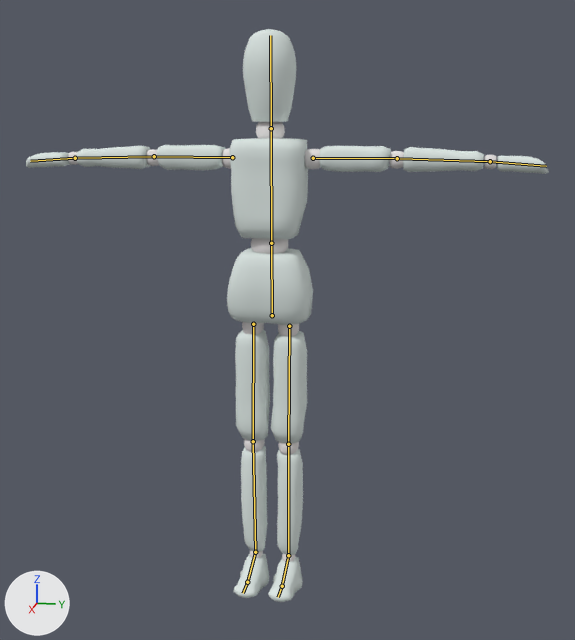
An edit to the Blender file block_model/block_model.blend, drawn before and after from the same camera.
The view is the same before and after, from a 50 mm lens placed at (2.228, 0.495, 1.417), pointed at (0.071, 0.064, 0.878). Arrows for +X, +Y and +Z are at lower left; the lights stay in place. The bones that bend it are drawn over the model as lines.
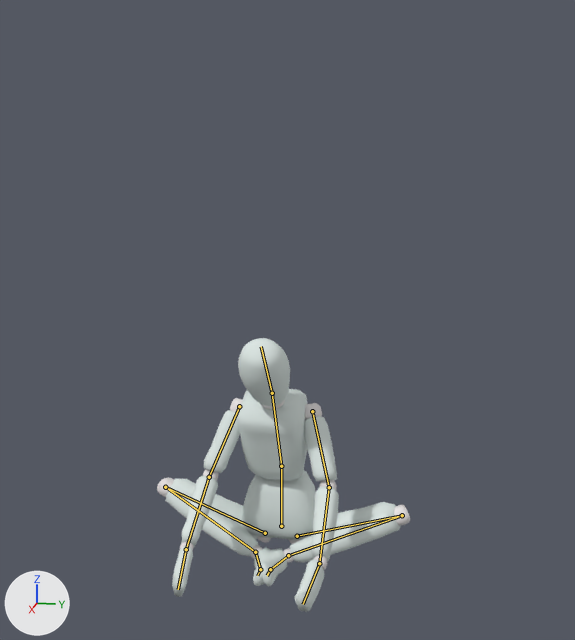
The newer file adds an action. The first version stands in its rest pose; the second is drawn at frame 0 of the action 'Run'.

What differs and where, as boxes (x1, y1, x2, y2) in the pictures (575 x 640 px):
'Cube', posed (52% narrower, 52% shorter): before (26, 29, 549, 602); after (157, 338, 410, 612)
bone 'Hip', root to tip: before (272, 315) to (271, 243); after (281, 526) to (281, 466)
bone 'Spine', root to tip: before (271, 243) to (271, 128); after (281, 466) to (272, 393)
bone 'Head', root to tip: before (271, 128) to (270, 35); after (272, 393) to (261, 346)
bone 'UpperArm.L', root to tip: before (313, 158) to (397, 158); after (312, 411) to (329, 487)
bone 'LowerArm.L', root to tip: before (397, 158) to (490, 161); after (329, 487) to (319, 563)
bone 'Hand.L', root to tip: before (490, 161) to (546, 166); after (319, 563) to (303, 604)
bone 'UpperArm.R', root to tip: before (232, 157) to (154, 156); after (239, 406) to (209, 477)
bone 'LowerArm.R', root to tip: before (154, 156) to (75, 158); after (209, 477) to (186, 549)
bone 'Hand.R', root to tip: before (75, 158) to (30, 161); after (186, 549) to (178, 589)

What the commit changed:
Bone 'PoleTarget.L' (bone_poletarget_l) moves from (0.0, 0.0, 0.0) to (0.336, -0.227, 0.047).
Bone 'PoleTarget.R' (bone_poletarget_r) moves from (0.0, 0.0, 0.0) to (-0.29, -0.152, 0.042).
Bone 'Hip' (bone_hip) moves from (0.0, 0.0, 0.0) to (0.0, -0.754, -0.134).
Bone 'Spine' (bone_spine) turns from (0, 0, 0) to (23, 0, 0) degrees about its own x, y and z.
Bone 'Head' (bone_head) turns from (0, 0, 0) to (16, 1, -1) degrees about its own x, y and z.
Bone 'UpperArm.L' (bone_upperarm_l) turns from (0, 0, 0) to (50, -6, -69) degrees about its own x, y and z.
Bone 'LowerArm.L' (bone_lowerarm_l) turns from (0, 0, 0) to (32, 0, -5) degrees about its own x, y and z.
Bone 'Hand.L' (bone_hand_l) turns from (0, 0, 0) to (18, 0, -3) degrees about its own x, y and z.
Bone 'UpperArm.R' (bone_upperarm_r) turns from (0, 0, 0) to (50, 6, 69) degrees about its own x, y and z.
Bone 'LowerArm.R' (bone_lowerarm_r) turns from (0, 0, 0) to (32, 0, 5) degrees about its own x, y and z.
Bone 'Hand.R' (bone_hand_r) turns from (0, 0, 0) to (18, 0, 3) degrees about its own x, y and z.
